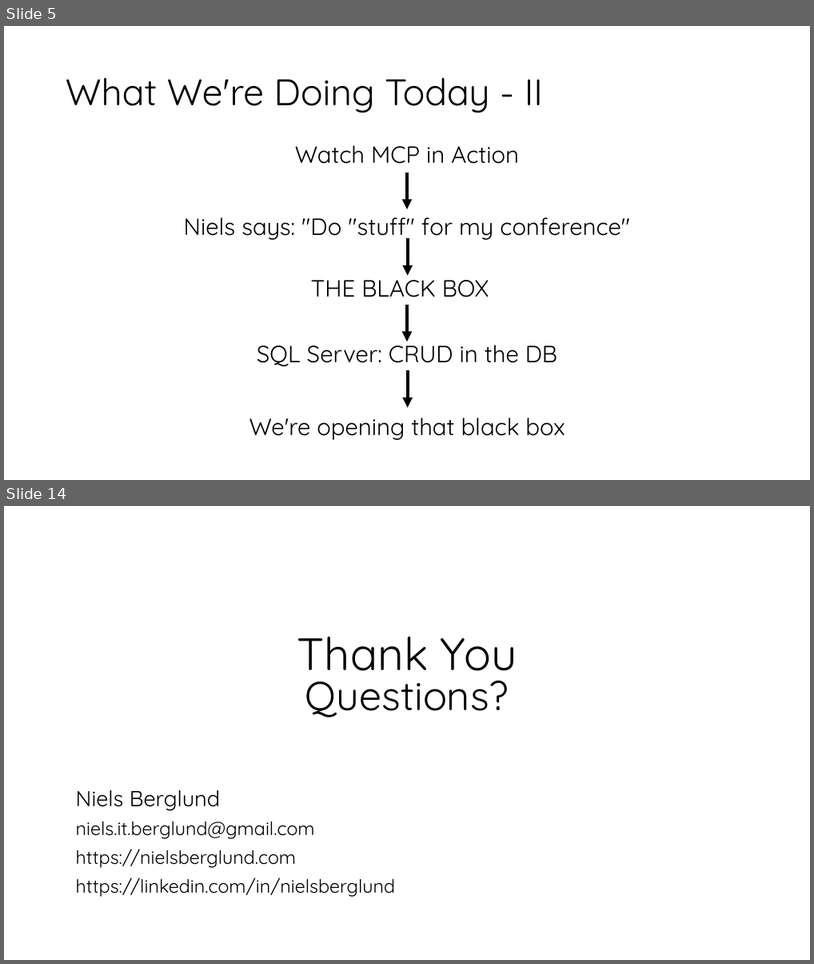
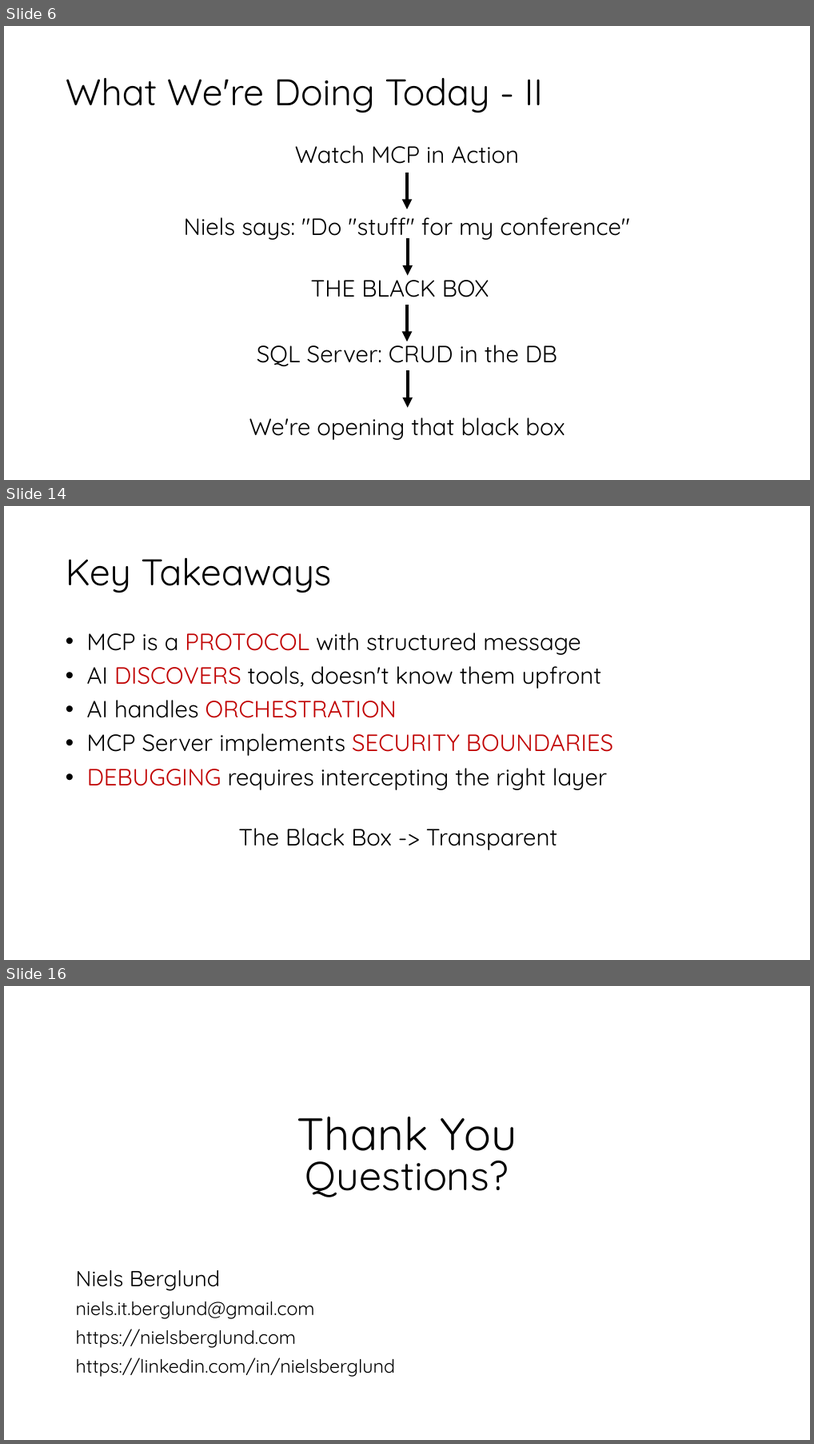
Before and after one commit to nielsberglund/presentations-2025, a slide deck: season-of-ai/mcp/deck/dotnet-mcp.pptx. Shown one above the other, each under a label of ours: slides 5 and 14 before the commit, slides 6, 14 and 16 after it; the slides between them are not shown. The pictures are 814x964 and 814x1444 pixels, drawn with LibreOffice and Linux fonts; fonts in the diff are those of the drawing; background and template pictures are left out. Boxes give left, top, right and bottom in pixels: in the first picture for what was removed or moved away, otherwise in the second. Text is boxed around its words. In the diff, an @@ line names an element or a change of style, - is before the commit and + after.

Commit message:
MCP Black Box deck.

```diff
--- a/season-of-ai/mcp/deck/dotnet-mcp.pptx
+++ b/season-of-ai/mcp/deck/dotnet-mcp.pptx
@@ slide 14 added at [4,506,810,960], background picture (left out) @@
@@ title added at [66,558,331,593], 44 pt, text #000000 @@
+Key Takeaways
@@ text added at [87,632,614,790], 28 pt, text #000000 @@
+• MCP is a PROTOCOL with structured message
+• AI DISCOVERS tools, doesn't know them upfront
+• AI handles ORCHESTRATION
+• MCP Server implements SECURITY BOUNDARIES
+• DEBUGGING requires intercepting the right layer
@@ text added at [238,828,558,850], 28 pt, text #000000 @@
+The Black Box -> Transparent
@@ what was slide 5 is now slide 6 @@
@@ what was slide 14 is now slide 16 @@
```
Also in this commit, not shown: 4 slides changed, 6 other slides added, 5 slides removed, 3 other files.
